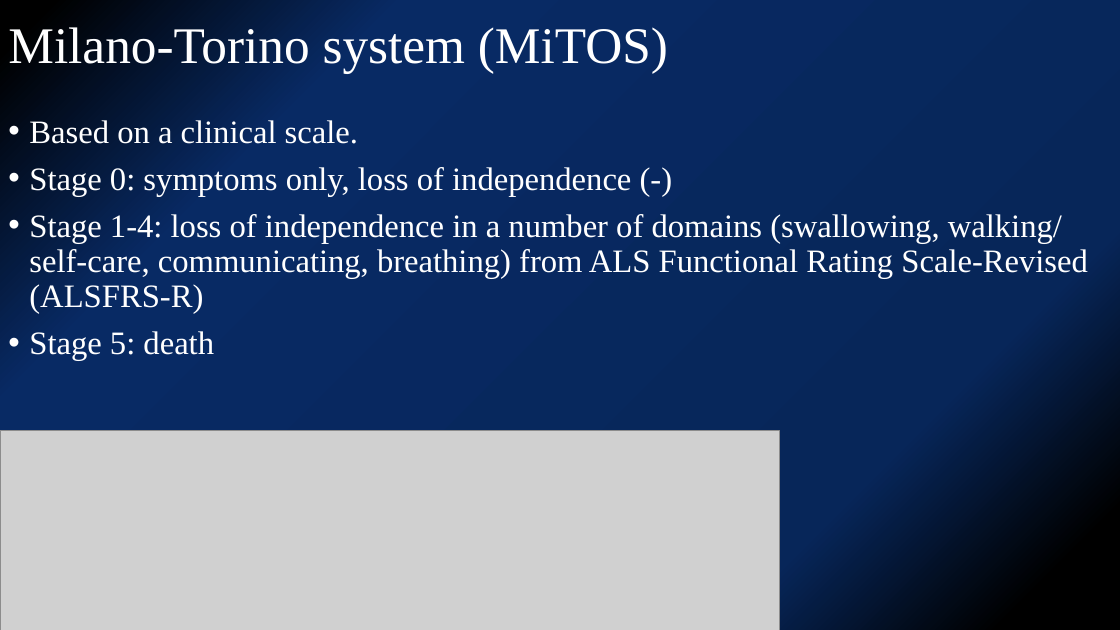
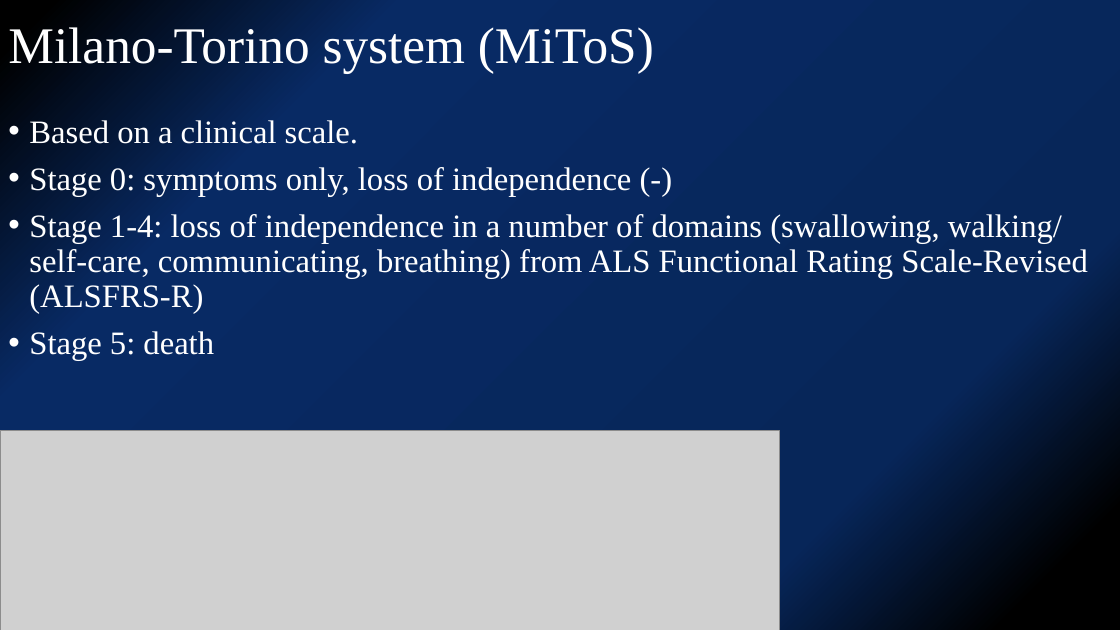
Before and after one commit to kjfdf/lecture, a slide deck: slide 5 of SNUH 심포지엄-유일한.pptx. Drawn at 1120x630 pixels with LibreOffice and Linux fonts; fonts in the diff are those of the drawing; grey boxes stand for pictures. Boxes give left, top, right and bottom in pixels: in the first picture for what was removed or moved away, otherwise in the second. Text is boxed around its words. In the diff, an @@ line names an element or a change of style, - is before the commit and + after.

```diff
--- a/SNUH 심포지엄-유일한.pptx
+++ b/SNUH 심포지엄-유일한.pptx
@@ title at (x1=8, y1=23, x2=654, y2=74): text changed @@
-Milano-Torino system (MiTOS)
+Milano-Torino system (MiToS)
```
Also in this commit, not shown: 2 other slides changed, 1 slide added.
